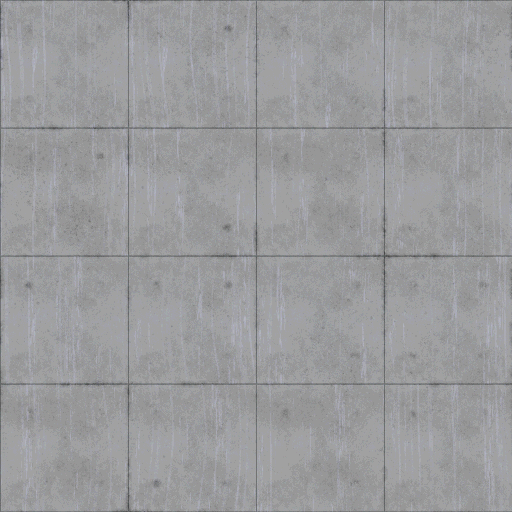
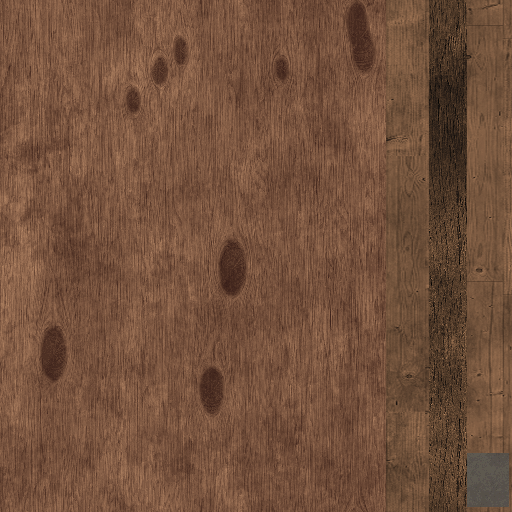
Revision of a layered (512, 512) image; what changed, layer by layer:
showed group "Planks014_Color.png" (1st of 2) (7 layers) over box(0, 0, 512, 512)
added layer "Shelf_Modular_01B.png" (1st of 2, in "Planks014_Color.png") in group "Planks014_Color.png" over box(0, 0, 512, 512)
painted on "Shelf_Modular_01B.png" (2nd of 2, in "Planks014_Color.png") over box(0, 0, 512, 512)
painted on "Stack_Beam_Wood_01.png" over box(0, 0, 512, 512)
painted on "Door_01_Frame.png" over box(0, 0, 512, 512)
painted on "Planks023C_Color.png" over box(0, 0, 512, 512)
painted on "Planks014_Color.png" (2nd of 2, in "Planks014_Color.png") over box(0, 0, 512, 512)
hid group "Concrete007_Color.png" (1st of 2) (2 layers) over box(0, 0, 512, 512)
painted on "Concrete007_Color.png" (2nd of 2, in "Concrete007_Color.png") over box(0, 0, 512, 512)